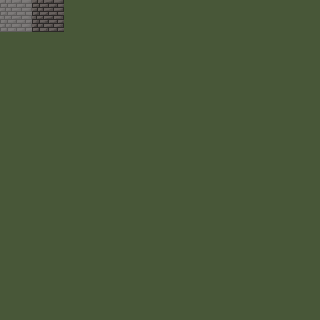
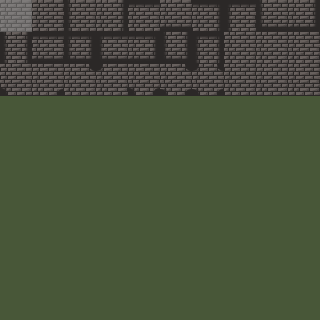
Layered file, before and after one edit (320 × 320). Changes by layer:
added layer "Layer 55" above "Layer 58" over <box>192,64,199,71</box>
added layer "Layer 58" above "Layer 57" over <box>217,64,224,71</box>
added layer "Layer 57" above "Layer 56" over <box>217,89,224,96</box>
added layer "Layer 56" above "Layer 34" over <box>192,89,199,96</box>
added layer "Layer 34" above "Layer 33" over <box>64,56,96,64</box>
added layer "Layer 33" above "Layer 38" over <box>64,32,96,40</box>
added layer "Layer 38" above "Layer 37" over <box>64,32,72,64</box>
added layer "Layer 37" above "Layer 41" over <box>88,32,96,64</box>
renamed "Layer 1" to "Layer 41", painted on it over <box>0,0,320,96</box>
